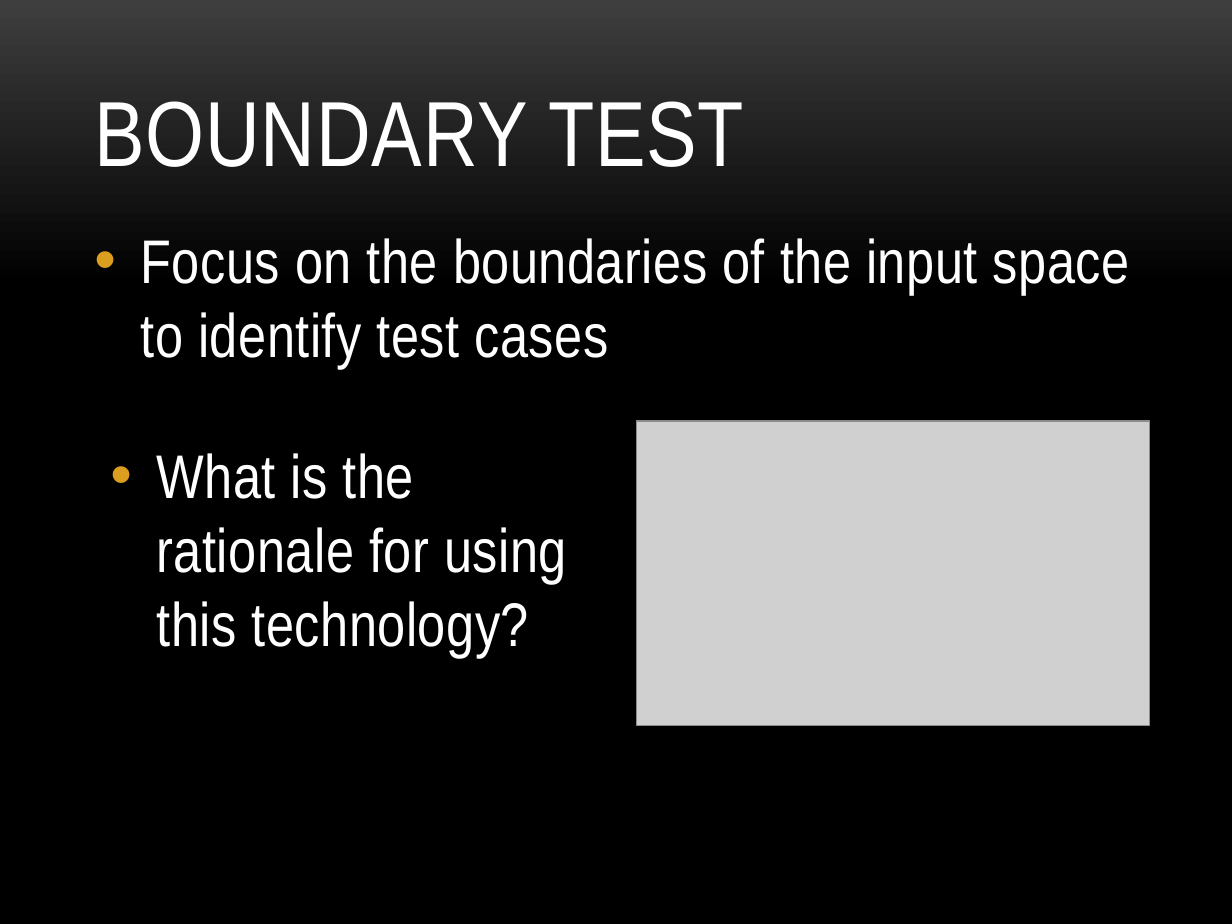
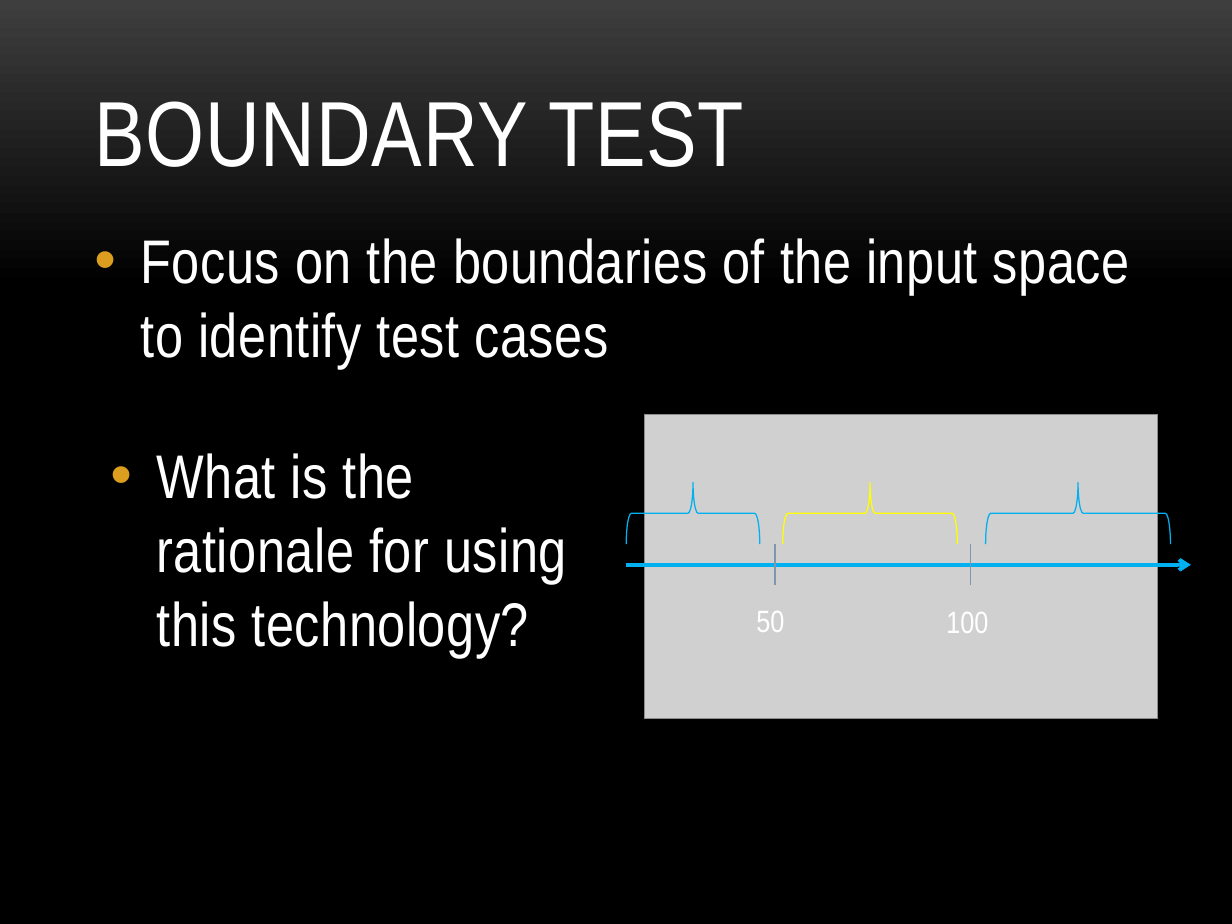
Before and after one commit to khoanguyen/UnitTestDemo, a slide deck: slide 1 of UnitTest.pptx. Drawn at 1232x924 pixels with LibreOffice and Linux fonts; fonts in the diff are those of the drawing; grey boxes stand for pictures; background and template pictures are left out. Boxes give left, top, right and bottom in pixels: in the first picture for what was removed or moved away, otherwise in the second. Text is boxed around its words. In the diff, an @@ line names an element or a change of style, - is before the commit and + after.

Commit message:
123

```diff
--- a/UnitTest.pptx
+++ b/UnitTest.pptx
@@ picture: place and size @@
-picture at (637, 421, 1151, 726)
+picture at (644, 414, 1158, 718)
@@ left brace added at (627, 482, 760, 543), outline #00B0F0 0.75 pt @@
@@ left brace added at (782, 483, 957, 545), outline #FFFF00 0.75 pt @@
@@ left brace added at (986, 483, 1170, 545), outline #00B0F0 0.75 pt @@
@@ group added at (626, 545, 1191, 633): 2 lines, 2 texts, 1 arrow @@
+50
+100
```
